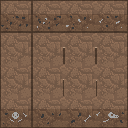
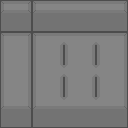
Layers edited between the first and the second 128 x 128 image:
renamed "light" to "light cube", hid it over (0, 0, 128, 128)
added layer "light" (hard light) above "bones and rocks" over (0, 0, 128, 128)
hid "bones and rocks" over (1, 16, 124, 124)
hid "soil" over (0, 0, 128, 128)
